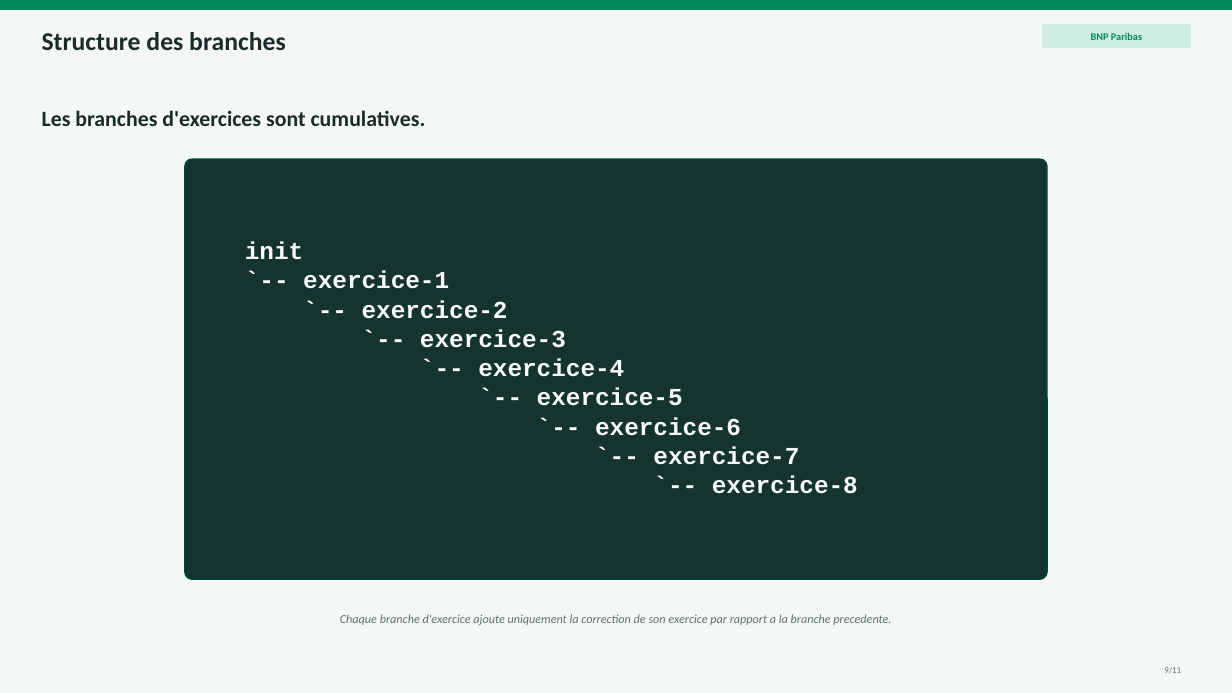
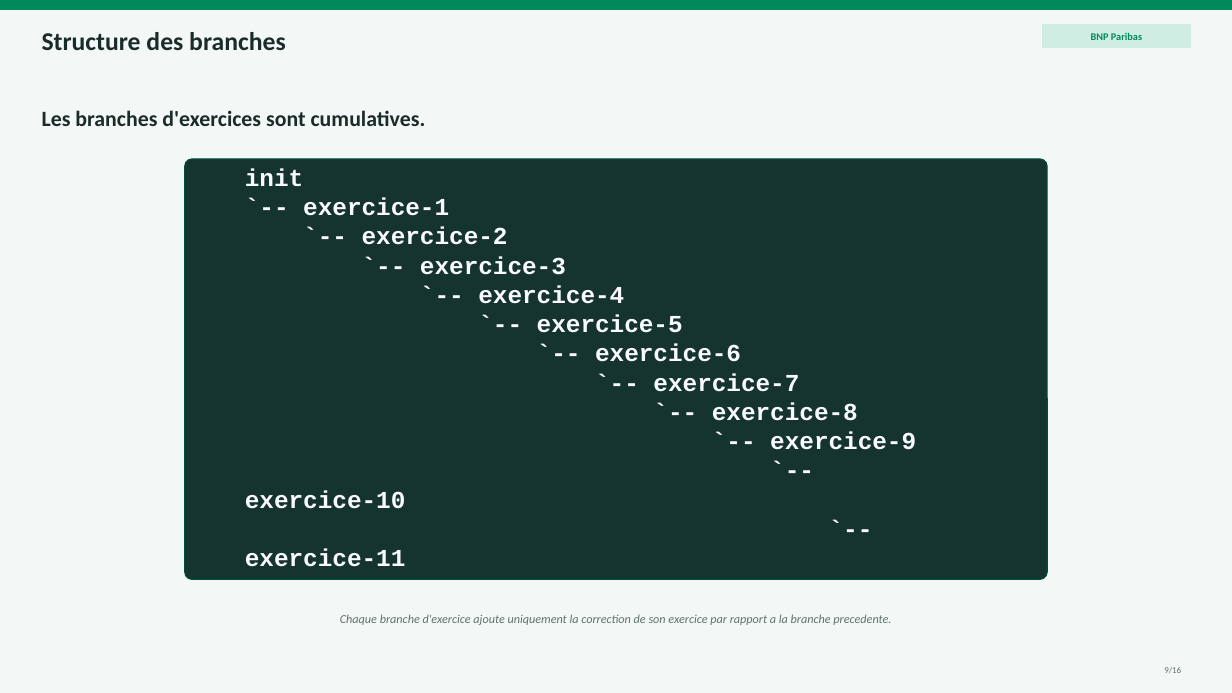
Before and after one commit to AchrafSlaoui/dojo-angular, a slide deck: slide 9 of docs/dojo-signals.pptx. Drawn at 1232x693 pixels with LibreOffice and Linux fonts; fonts in the diff are those of the drawing. Boxes give left, top, right and bottom in pixels: in the first picture for what was removed or moved away, otherwise in the second. Text is boxed around its words. In the diff, an @@ line names an element or a change of style, - is before the commit and + after.

```diff
--- a/docs/dojo-signals.pptx
+++ b/docs/dojo-signals.pptx
@@ text at (245,431,916,567): paragraphs added @@
+`-- exercice-9
+`-- exercice-10
+`-- exercice-11
```
Also in this commit, not shown: 10 other slides changed, 5 slides added, 7 other files.
